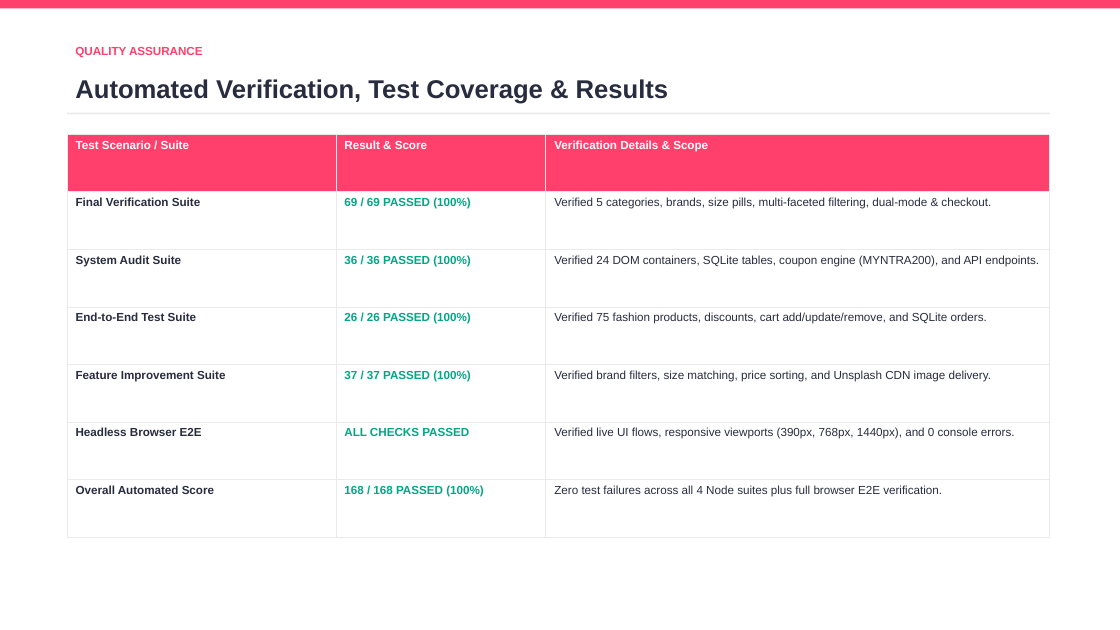
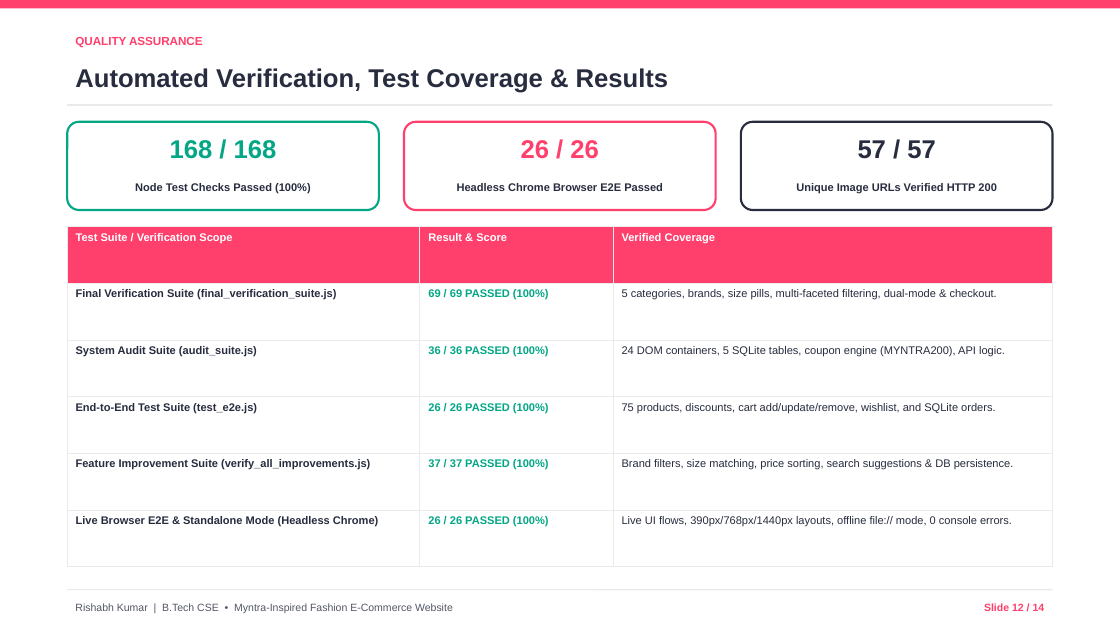
Before and after one commit to krishabh7928-jpg/meesho-clone-, a slide deck: slide 12 of Myntra_Fashion_BTech_Project_Presentation.pptx. Drawn at 1120x630 pixels with LibreOffice and Linux fonts; fonts in the diff are those of the drawing. Boxes give left, top, right and bottom in pixels: in the first picture for what was removed or moved away, otherwise in the second. Text is boxed around its words. In the diff, an @@ line names an element or a change of style, - is before the commit and + after.

Commit message:
Clean up academic README, finalize 14-slide PPTX, and add Viva preparation DOCX

```diff
--- a/Myntra_Fashion_BTech_Project_Presentation.pptx
+++ b/Myntra_Fashion_BTech_Project_Presentation.pptx
@@ text "QUALITY ASSURANCE": place and size @@
-text "QUALITY ASSURANCE" at [75, 47, 203, 57]
+text "QUALITY ASSURANCE" at [75, 37, 203, 48]
@@ text "Automated Verification, Test Coverage & ...": place and size @@
-text "Automated Verification, Test Coverage & ..." at [75, 79, 669, 104]
+text "Automated Verification, Test Coverage & ..." at [75, 68, 669, 93]
@@ line moved from (67, 113) - (1050, 113) to (67, 105) - (1053, 105) @@
@@ rounded rectangle added at [67, 122, 379, 210], fill #FFFFFF, outline #03A685 1.8 pt @@
@@ text added at [170, 140, 277, 159], 22 pt, text #03A685, bold @@
+168 / 168
@@ rounded rectangle added at [404, 122, 716, 210], fill #FFFFFF, outline #FF3F6C 1.8 pt @@
@@ text added at [521, 140, 599, 159], 22 pt, text #FF3F6C, bold @@
+26 / 26
@@ rounded rectangle added at [741, 122, 1053, 210], fill #FFFFFF, outline #282C3F 1.8 pt @@
@@ text added at [858, 140, 936, 159], 22 pt, text #282C3F, bold @@
+57 / 57
@@ text added at [135, 183, 311, 193], 9.5 pt, text #282C3F, bold @@
+Node Test Checks Passed (100%)
@@ text added at [457, 183, 663, 191], 9.5 pt, text #282C3F, bold @@
+Headless Chrome Browser E2E Passed
@@ text added at [796, 183, 996, 193], 9.5 pt, text #282C3F, bold @@
+Unique Image URLs Verified HTTP 200
@@ table at [67, 227, 1053, 567] @@
-row 1: Test Scenario / Suite | Result & Score | Verification Details & Scope
-row 2: Final Verification Suite | 69 / 69 PASSED (100%) | Verified 5 categories, brands, size pills, multi-faceted filtering, dual-mode & checkout.
-row 3: System Audit Suite | 36 / 36 PASSED (100%) | Verified 24 DOM containers, SQLite tables, coupon engine (MYNTRA200), and API endpoints.
-row 4: End-to-End Test Suite | 26 / 26 PASSED (100%) | Verified 75 fashion products, discounts, cart add/update/remove, and SQLite orders.
-row 5: Feature Improvement Suite | 37 / 37 PASSED (100%) | Verified brand filters, size matching, price sorting, and Unsplash CDN image delivery.
-row 6: Headless Browser E2E | ALL CHECKS PASSED | Verified live UI flows, responsive viewports (390px, 768px, 1440px), and 0 console errors.
-row 7: Overall Automated Score | 168 / 168 PASSED (100%) | Zero test failures across all 4 Node suites plus full browser E2E verification.
+row 1: Test Suite / Verification Scope | Result & Score | Verified Coverage
+row 2: Final Verification Suite (final_verification_suite.js) | 69 / 69 PASSED (100%) | 5 categories, brands, size pills, multi-faceted filtering, dual-mode & checkout.
+row 3: System Audit Suite (audit_suite.js) | 36 / 36 PASSED (100%) | 24 DOM containers, 5 SQLite tables, coupon engine (MYNTRA200), API logic.
+row 4: End-to-End Test Suite (test_e2e.js) | 26 / 26 PASSED (100%) | 75 products, discounts, cart add/update/remove, wishlist, and SQLite orders.
+row 5: Feature Improvement Suite (verify_all_improvements.js) | 37 / 37 PASSED (100%) | Brand filters, size matching, price sorting, search suggestions & DB persistence.
+row 6: Live Browser E2E & Standalone Mode (Headless Chrome) | 26 / 26 PASSED (100%) | Live UI flows, 390px/768px/1440px layouts, offline file:// mode, 0 console errors.
@@ table: place and size @@
-table at [67, 134, 1050, 538]
+table at [67, 227, 1053, 567]
@@ line added from (67, 590) to (1053, 590), #EAEAEC 1 pt @@
@@ text added at [75, 603, 453, 613], 9 pt, text #535766 @@
+Rishabh Kumar | B.Tech CSE • Myntra-Inspired Fashion E-Commerce Website
@@ text added at [984, 603, 1045, 611], 9 pt, text #FF3F6C, bold @@
+Slide 12 / 14
```
Also in this commit, not shown: 12 other slides changed, 1 slide added, 1 slide removed, 3 other files.
